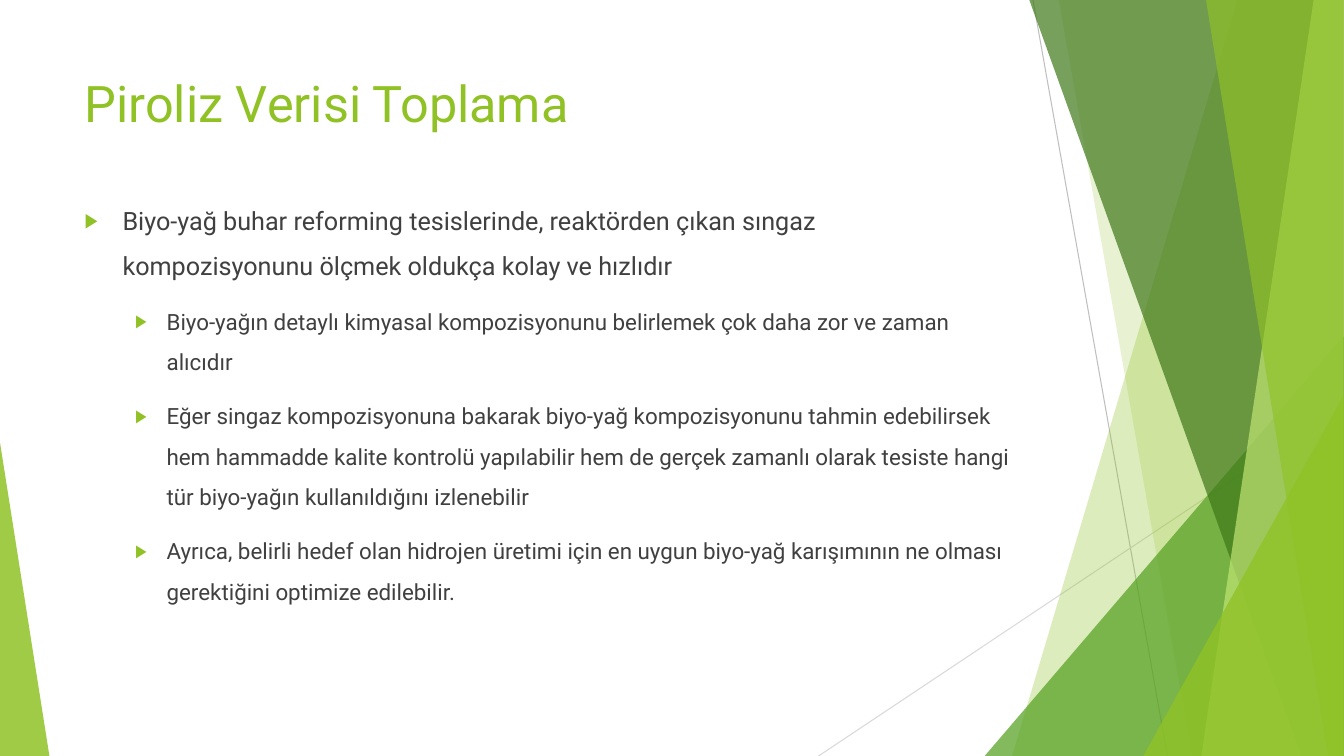
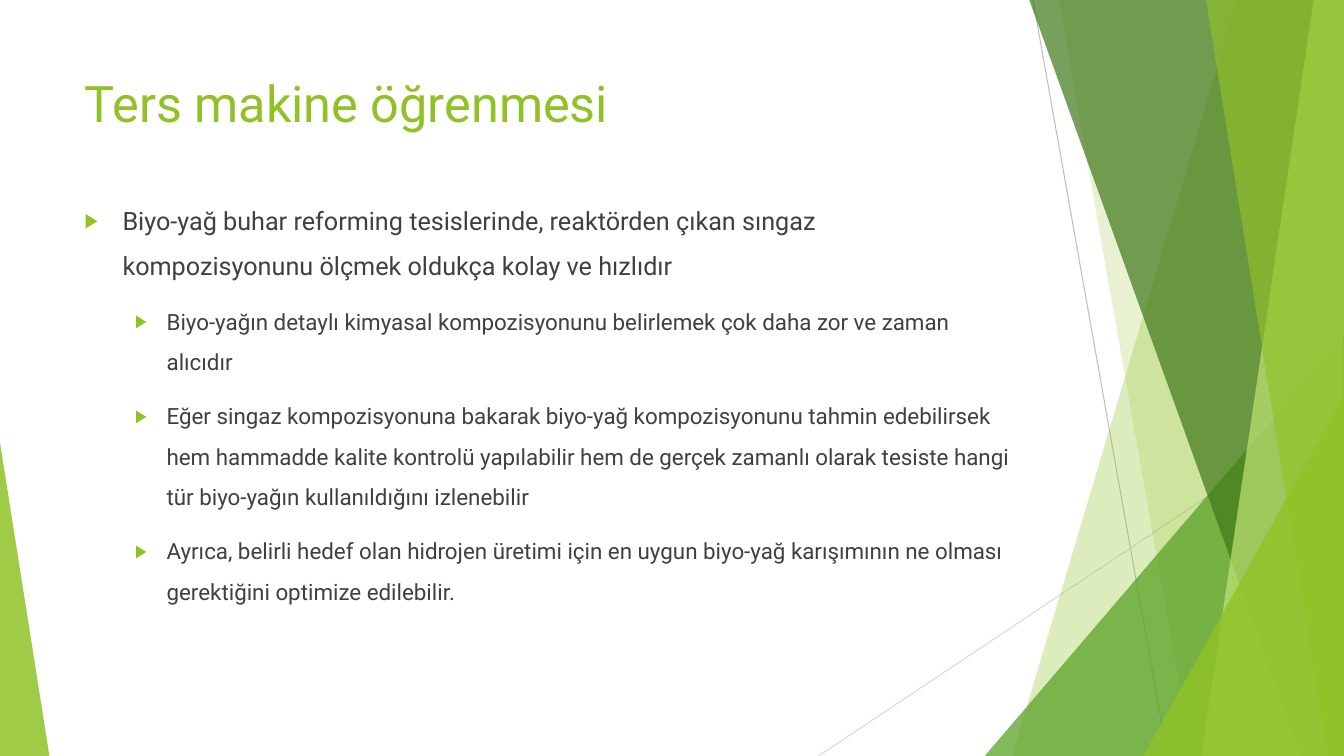
Before and after one commit to orhunuz-ftell/-biyokomurlestirme, a slide deck: slide 12 of tik4_sunum.pptx (slide 13 before the commit). Drawn at 1344x756 pixels with LibreOffice and Linux fonts; fonts in the diff are those of the drawing. Boxes give left, top, right and bottom in pixels: in the first picture for what was removed or moved away, otherwise in the second. Text is boxed around its words. In the diff, an @@ line names an element or a change of style, - is before the commit and + after.

```diff
--- a/tik4_sunum.pptx
+++ b/tik4_sunum.pptx
@@ title at [85, 84, 608, 133]: text changed @@
-Piroliz Verisi Toplama
+Ters makine öğrenmesi
```
Also in this commit, not shown: 9 other slides changed, 20 slides added, 15 slides removed, 3 other files.
